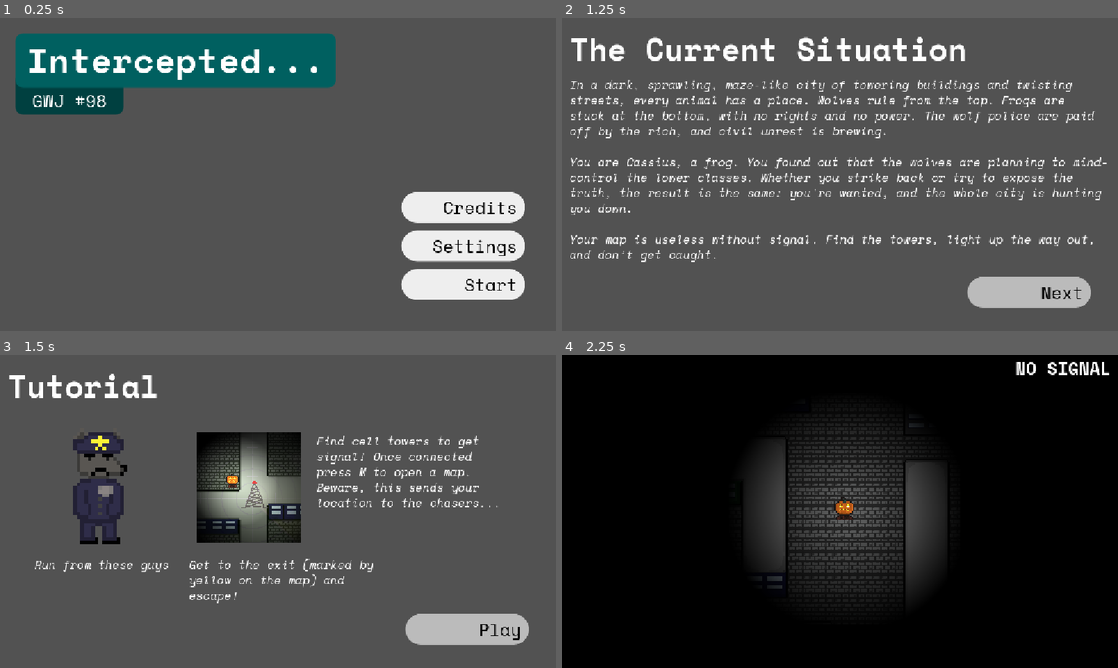
Above: before the commit, frames 1-4 (two rows, left to right).
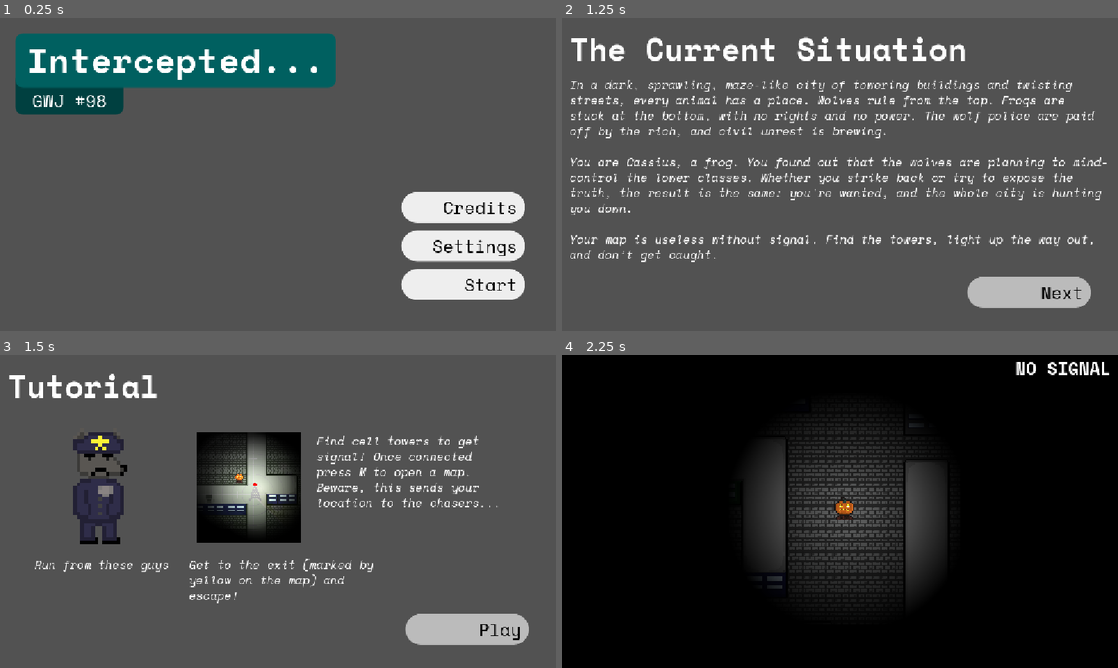
Above: after the commit, the same moments.

Repository: TurbogamesDev/godot-wild-jam-98
Game: Godot game, scene res://assets/scenes/ui/main_menu.tscn
Same seed, same stepped clock (60 frames per second), same inputs: the game is played once before the commit and once after it. The engine's default icon, where the game draws it, is replaced by a stand-in: a white triangle on a blue panel in a dark square.
Inputs:
- Up to frame 1 (0.25 s): no input
- Up to frame 2 (1.25 s): click "Start" at 0.5 s
- Up to frame 3 (1.5 s): click "Next" at 1.25 s
- Up to frame 4 (2.25 s): click "Play" at 2 s

Frames 1-2 are identical in both runs. In frame 3, 3.4% of the frame differs, in the area x 35-55%, y 25-60%; in frame 4, nothing differs.

Commit message:
Replace signal tower sprite

Diff:
--- a/assets/scenes/characters/signal_tower.tscn
+++ b/assets/scenes/characters/signal_tower.tscn
@@ -2,7 +2,7 @@
 
 [ext_resource type="Script" uid="uid://bivxeoc8fvifl" path="res://assets/scripts/gameplay/signal_tower.gd" id="1_tnm16"]
 [ext_resource type="Texture2D" uid="uid://bd5fvyt2e4jc" path="res://assets/sprites/Placeholders/friis-radar-333574.png" id="2_bpkwn"]
-[ext_resource type="Texture2D" uid="uid://c51gnve6da77d" path="res://assets/sprites/Placeholders/tower-placeholder.png" id="2_tnm16"]
+[ext_resource type="Texture2D" uid="uid://dugvljavdn5nx" path="res://assets/sprites/Placeholders/cell_tower.png" id="3_tnm16"]
 
 [sub_resource type="CircleShape2D" id="CircleShape2D_3hfh6"]
 radius = 106.01887
@@ -20,4 +20,5 @@
 texture = ExtResource("2_bpkwn")
 
 [node name="tower_sprite" type="Sprite2D" parent="." unique_id=1909462668]
-texture = ExtResource("2_tnm16")
+scale = Vector2(1.4375, 1.4375)
+texture = ExtResource("3_tnm16")
--- a/assets/scenes/levels/test_level2.tscn
+++ b/assets/scenes/levels/test_level2.tscn
@@ -640,13 +640,13 @@
 [node name="Signal_Towers_Container" type="Node2D" parent="." unique_id=201590358]
 
 [node name="Signal_Tower" parent="Signal_Towers_Container" unique_id=394025046 instance=ExtResource("3_n0d4k")]
-position = Vector2(689.45404, 453.55533)
+position = Vector2(685.71075, 460.07922)
 
 [node name="Signal_Tower2" parent="Signal_Towers_Container" unique_id=839086749 instance=ExtResource("3_n0d4k")]
-position = Vector2(1510.8774, 285.49786)
+position = Vector2(1513.9368, 286.76654)
 
 [node name="Signal_Tower3" parent="Signal_Towers_Container" unique_id=2011793040 instance=ExtResource("3_n0d4k")]
-position = Vector2(489.70908, 752.2503)
+position = Vector2(491.821, 748.1839)
 
 [node name="Signal_Tower4" parent="Signal_Towers_Container" unique_id=1789504375 instance=ExtResource("3_n0d4k")]
 position = Vector2(1236.4576, 666.5068)
--- a/assets/scenes/story/tutorial.tscn
+++ b/assets/scenes/story/tutorial.tscn
@@ -4,7 +4,7 @@
 [ext_resource type="Texture2D" uid="uid://bur07uhwih60y" path="res://assets/sprites/Placeholders/cop wolf.png" id="2_n7efs"]
 [ext_resource type="FontFile" uid="uid://dv4a1gtexq6r6" path="res://assets/fonts/Space_Mono/SpaceMono-Italic.ttf" id="2_uqo72"]
 [ext_resource type="PackedScene" uid="uid://tdimt6elbj6d" path="res://assets/scenes/ui/switch_scene_button.tscn" id="3_n7efs"]
-[ext_resource type="Texture2D" uid="uid://ddrqwciyh88bk" path="res://assets/sprites/Placeholders/cell_tower_demo.png" id="4_n7efs"]
+[ext_resource type="Texture2D" uid="uid://ui3jxse51dk2" path="res://assets/sprites/Placeholders/ss1.png" id="4_n7efs"]
 
 [sub_resource type="LabelSettings" id="LabelSettings_xepy2"]
 font = ExtResource("1_e77oy")
Binary file added: assets/sprites/Placeholders/cell_tower.png
Not shown, added: assets/sprites/Placeholders/cell_tower.png.import
Binary file added: assets/sprites/Placeholders/ss1.png
Not shown, added: assets/sprites/Placeholders/ss1.png.import
